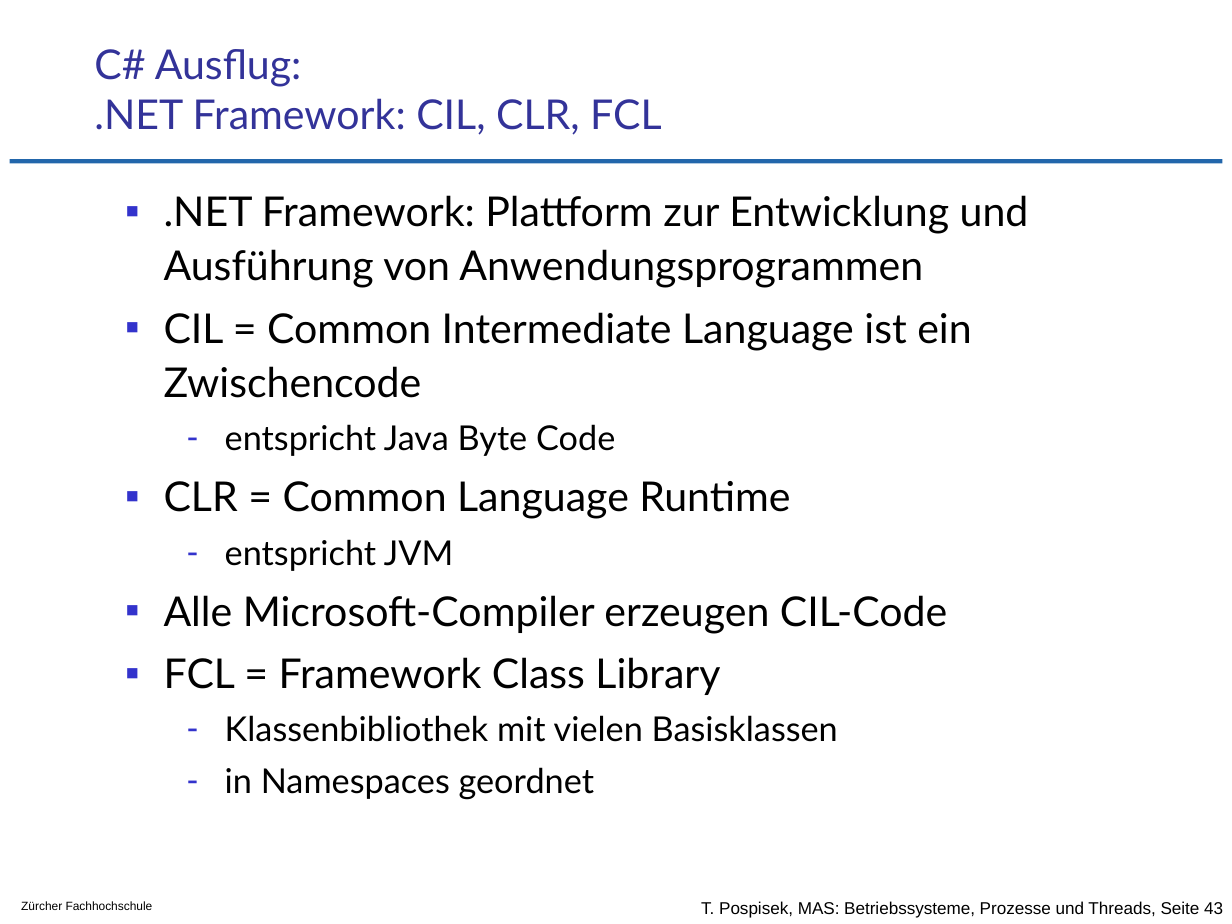
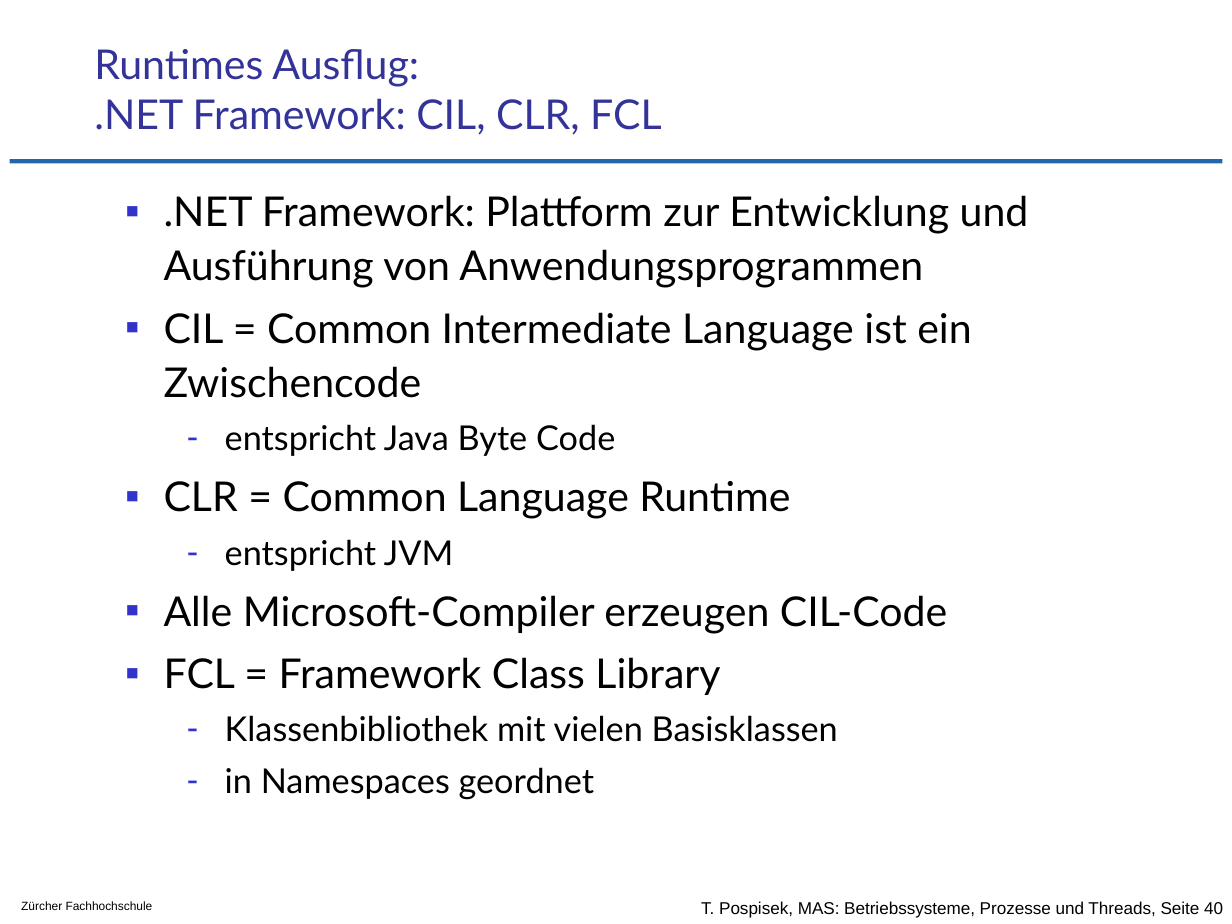
Before and after one commit to tpo/betriebssysteme, a slide deck: slide 40 of 05-2_Prozesse_und_Threads.odp (slide 43 before the commit). Drawn at 1232x924 pixels with LibreOffice and Linux fonts; fonts in the diff are those of the drawing; background and template pictures are left out. Boxes give left, top, right and bottom in pixels: in the first picture for what was removed or moved away, otherwise in the second. Text is boxed around its words. In the diff, an @@ line names an element or a change of style, - is before the commit and + after.

```diff
--- a/05-2_Prozesse_und_Threads.odp
+++ b/05-2_Prozesse_und_Threads.odp
@@ title at (94, 49, 661, 135): text changed @@
-C# Ausflug:
-.NET Framework: CIL, CLR, FCL
+Runtimes Ausflug:
+.NET Framework: CIL, CLR, FCL
@@ text at (701, 901, 1223, 918): text changed @@
-T. Pospisek, MAS: Betriebssysteme, Prozesse und Threads, Seite 43
+T. Pospisek, MAS: Betriebssysteme, Prozesse und Threads, Seite 40
```
Also in this commit, not shown: 2 other slides changed, 5 slides added, 8 slides removed.
